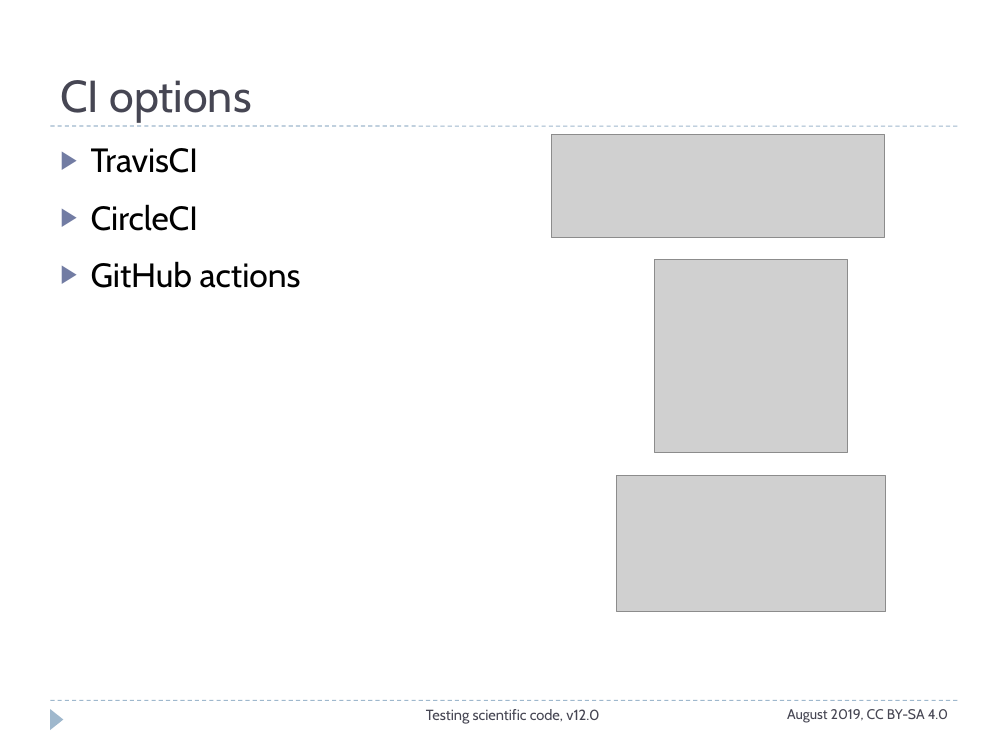
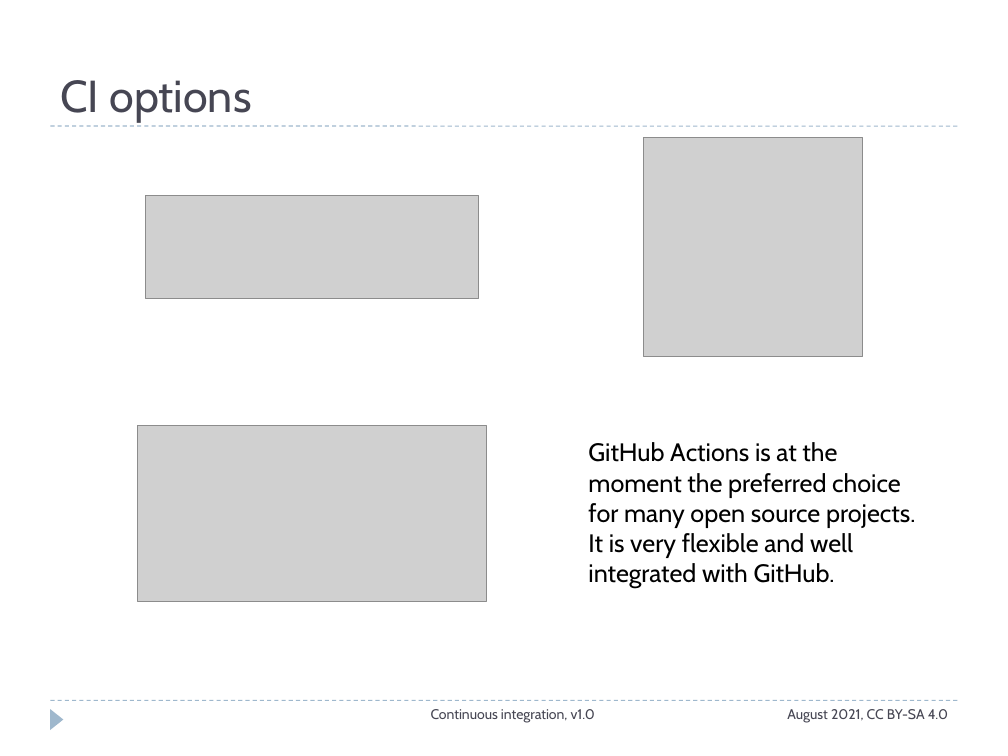
Before and after one commit to ASPP/testing_debugging_profiling, a slide deck: slide 6 of continuous_integration.pptx. Drawn at 1008x756 pixels with LibreOffice and Linux fonts; fonts in the diff are those of the drawing; grey boxes stand for pictures. Boxes give left, top, right and bottom in pixels: in the first picture for what was removed or moved away, otherwise in the second. Text is boxed around its words. In the diff, an @@ line names an element or a change of style, - is before the commit and + after.

```diff
--- a/continuous_integration.pptx
+++ b/continuous_integration.pptx
@@ text removed at bbox=[91, 148, 301, 288] @@
-▶ TravisCI
-▶ CircleCI
-▶ GitHub actions
@@ picture: place and size @@
-picture at bbox=[655, 259, 848, 452]
+picture at bbox=[643, 137, 863, 357]
@@ picture: place and size @@
-picture at bbox=[551, 134, 885, 237]
+picture at bbox=[145, 196, 479, 298]
@@ picture: place and size @@
-picture at bbox=[617, 476, 886, 612]
+picture at bbox=[137, 425, 486, 602]
@@ text added at bbox=[588, 442, 915, 588], 18 pt, text #000000 @@
+GitHub Actions is at the moment the preferred choice for many open source projects. It is very flexible and well integrated with GitHub.
@@ text at bbox=[431, 709, 595, 723]: text changed; size 10.5 to 10 pt @@
-Testing scientific code, v12.0
+Continuous integration, v1.0
@@ text at bbox=[787, 709, 948, 723]: text changed @@
-August 2019, CC BY-SA 4.0
+August 2021, CC BY-SA 4.0
```
Also in this commit, not shown: 10 other slides changed, 13 slides added, 3 slides removed.
